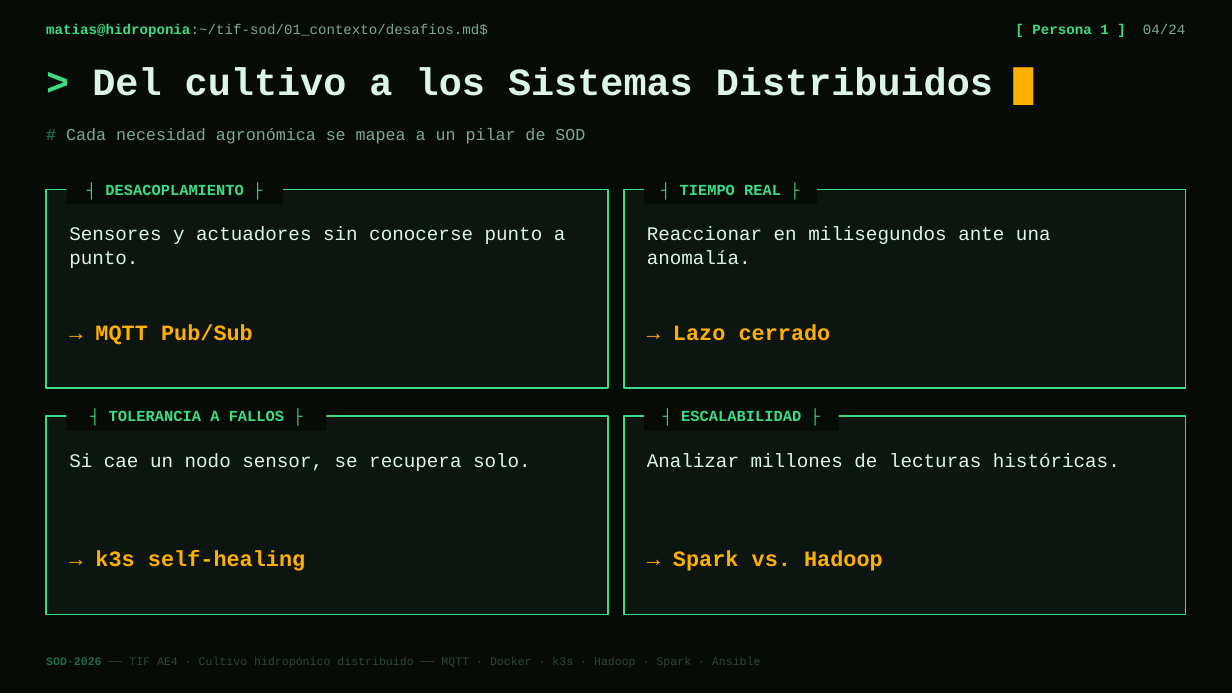
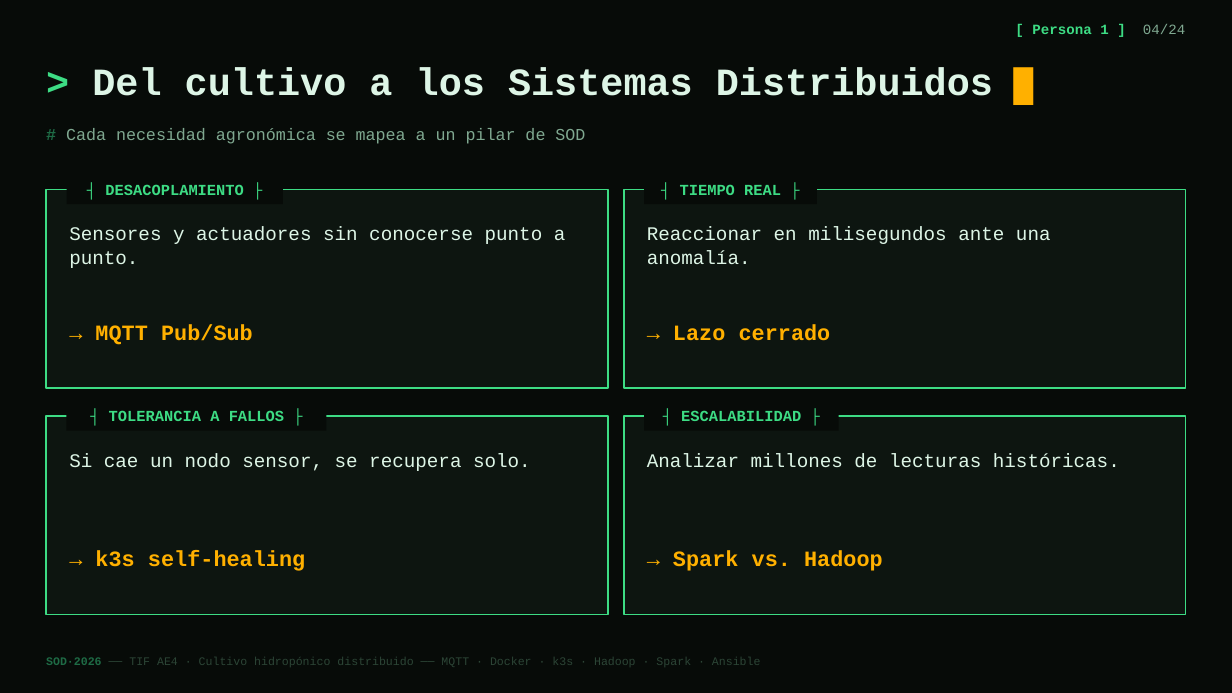
Before and after one commit to MatiasCarlsson/SOD, a slide deck: slide 4 of docs/Presentacion_TIF_SOD_2026.pptx. Drawn at 1232x693 pixels with LibreOffice and Linux fonts; fonts in the diff are those of the drawing; background and template pictures are left out. Boxes give left, top, right and bottom in pixels: in the first picture for what was removed or moved away, otherwise in the second. Text is boxed around its words. In the diff, an @@ line names an element or a change of style, - is before the commit and + after.

```diff
--- a/docs/Presentacion_TIF_SOD_2026.pptx
+++ b/docs/Presentacion_TIF_SOD_2026.pptx
@@ text removed at box(46, 24, 488, 37) @@
-matias@hidroponia:~/tif-sod/01_contexto/desafios.md$
```
Also in this commit, not shown: 23 other slides changed, 2 other files.
